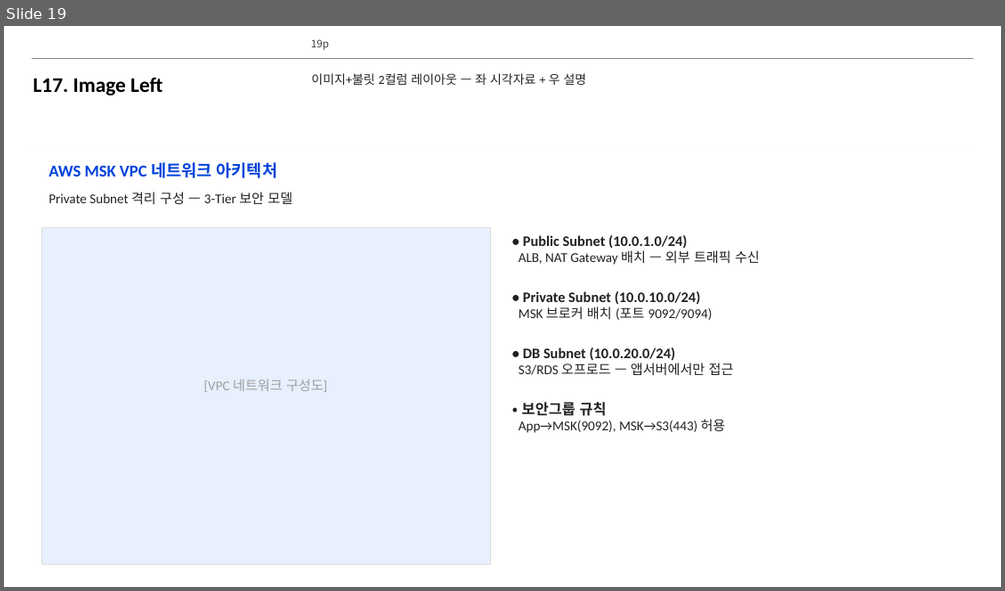
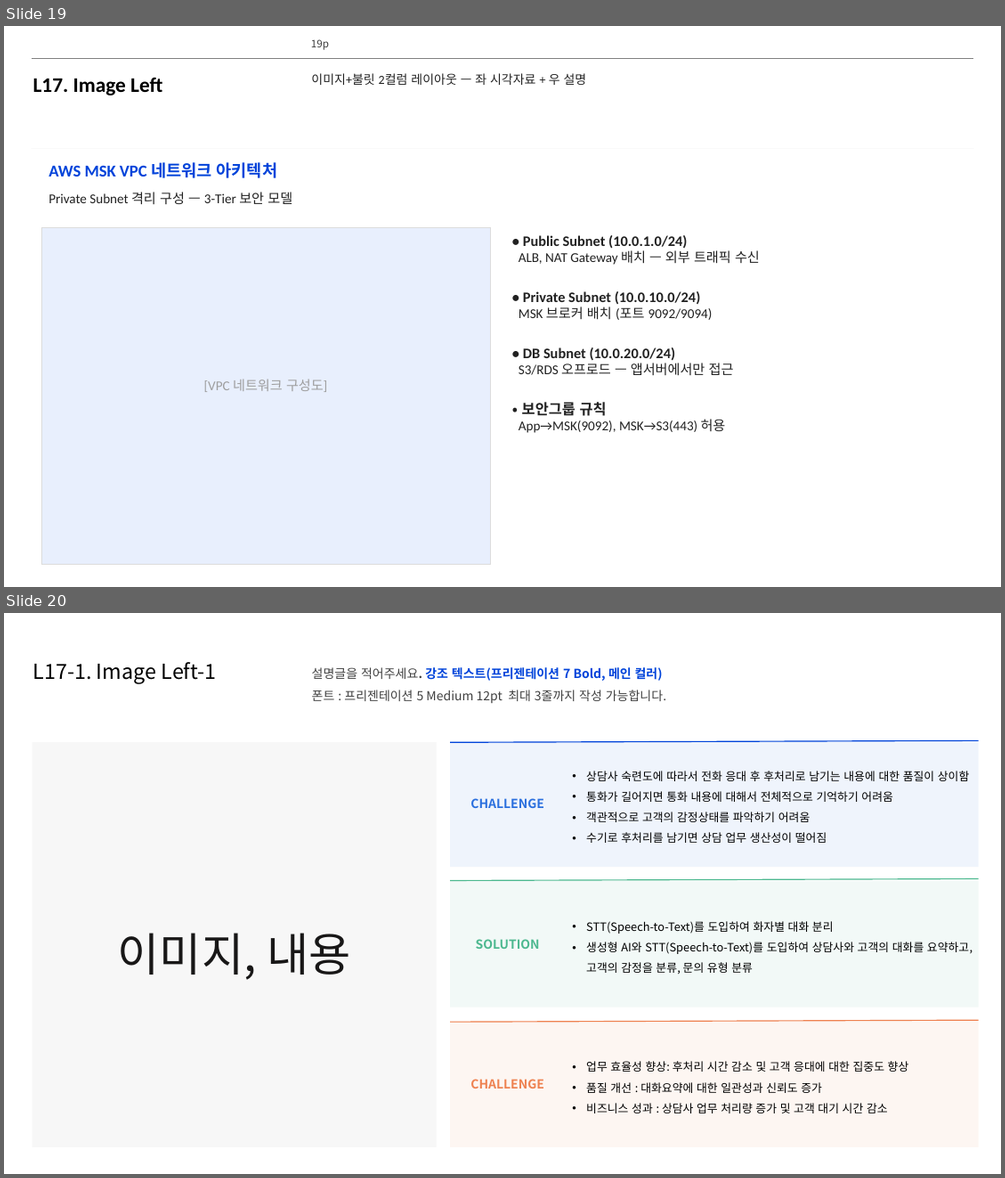
Before and after one commit to lhs6395-hslee/project-steer, a slide deck: results/pptx/AWS_MSK_Expert_Intro.pptx. Shown one above the other, each under a label of ours: slide 19 before the commit, slides 19 and 20 after it. The pictures are 1005x591 and 1005x1178 pixels, drawn with LibreOffice and Linux fonts; fonts in the diff are those of the drawing; background and template pictures are left out. Boxes give left, top, right and bottom in pixels: in the first picture for what was removed or moved away, otherwise in the second. Text is boxed around its words. In the diff, an @@ line names an element or a change of style, - is before the commit and + after.

```diff
--- a/results/pptx/AWS_MSK_Expert_Intro.pptx
+++ b/results/pptx/AWS_MSK_Expert_Intro.pptx
@@ slide 20 added at (4,613,1001,1174), background #FFFFFF @@
@@ text added at (33,662,217,684), 20 pt, text #000000 @@
+L17-1. Image Left-1
@@ text added at (312,667,666,703), 12 pt, text #404040 @@
+설명글을 적어주세요. 강조 텍스트(프리젠테이션 7 Bold, 메인 컬러)
+폰트 : 프리젠테이션 5 Medium 12pt 최대 3줄까지 작성 가능합니다.
@@ rectangle added at (32,742,437,1147), fill #F2F2F2 at 60% opacity, 44 pt, text #181717 @@
+이미지, 내용
@@ rectangle added at (451,741,979,868), fill #2A6FDE at 7% opacity @@
@@ line added from (451, 742) to (979, 741), #0043DA 1 pt @@
@@ text added at (586,771,969,843), 11 pt, text #000000 @@
+• 상담사 숙련도에 따라서 전화 응대 후 후처리로 남기는 내용에 대한 품질이 상이함
+• 통화가 길어지면 통화 내용에 대해서 전체적으로 기억하기 어려움
+• 객관적으로 고객의 감정상태를 파악하기 어려움
+• 수기로 후처리를 남기면 상담 업무 생산성이 떨어짐
@@ text added at (470,798,544,808), 12 pt, text #2A6FDE, bold @@
+CHALLENGE
@@ line added from (451, 881) to (979, 878), #4CB88F 1 pt @@
@@ rectangle added at (451,881,979,1007), fill #4CB88F at 7% opacity @@
@@ text added at (586,921,972,974), 11 pt, text #000000 @@
+• STT(Speech-to-Text)를 도입하여 화자별 대화 분리
+• 생성형 AI와 STT(Speech-to-Text)를 도입하여 상담사와 고객의 대화를 요약하고,
+  고객의 감정을 분류, 문의 유형 분류
@@ text added at (476,939,540,949), 12 pt, text #4CB88F, bold @@
+SOLUTION
@@ rectangle added at (451,1021,979,1147), fill #EE8150 at 7% opacity @@
@@ line added from (451, 1022) to (979, 1020), #EE8150 1 pt @@
@@ text added at (586,1061,909,1113), 11 pt, text #000000 @@
+• 업무 효율성 향상: 후처리 시간 감소 및 고객 응대에 대한 집중도 향상
+• 품질 개선 : 대화요약에 대한 일관성과 신뢰도 증가
+• 비즈니스 성과 : 상담사 업무 처리량 증가 및 고객 대기 시간 감소
@@ text added at (470,1078,544,1088), 12 pt, text #EE8150, bold @@
+CHALLENGE
```
Also in this commit, not shown: 1 other file.
